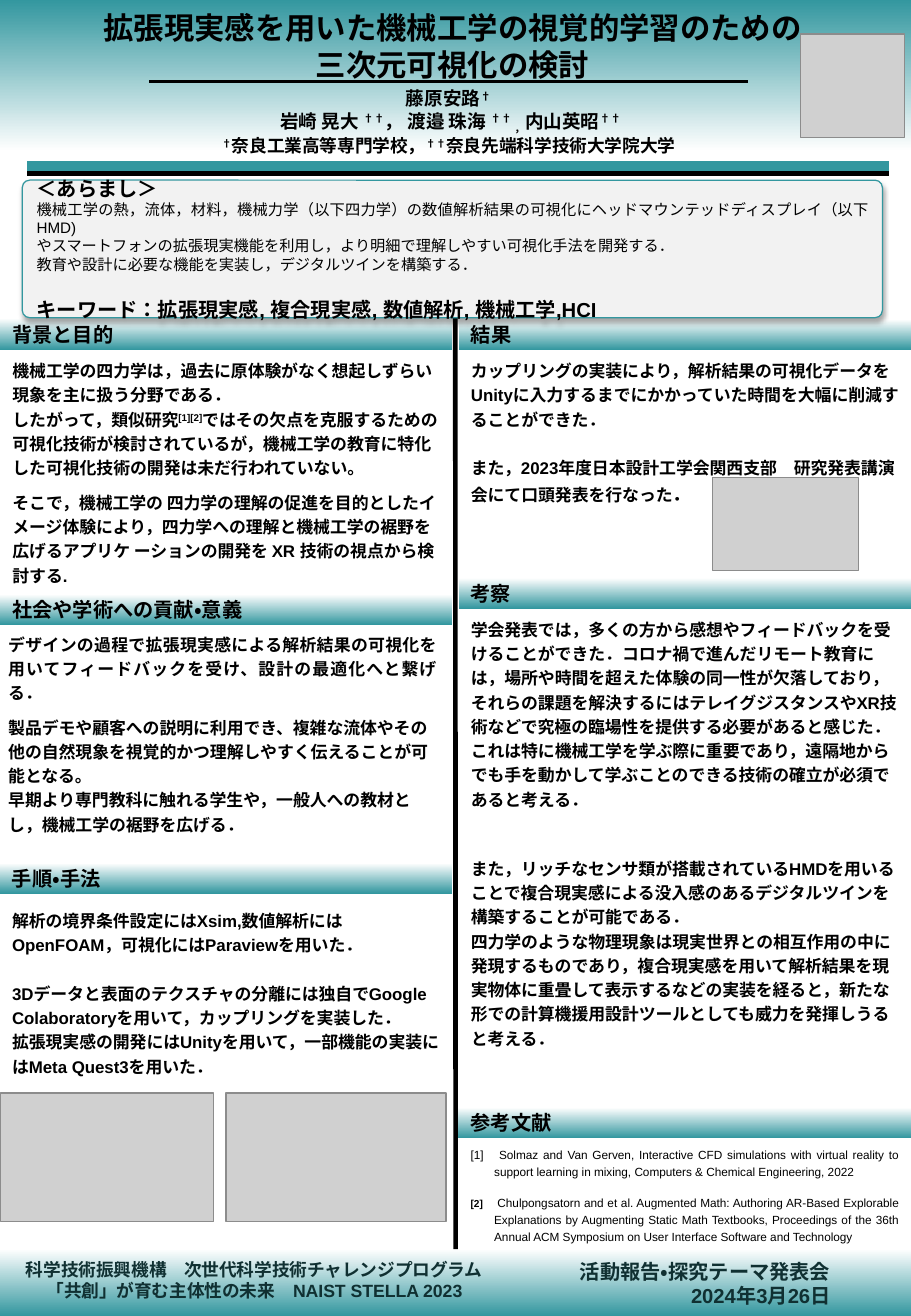
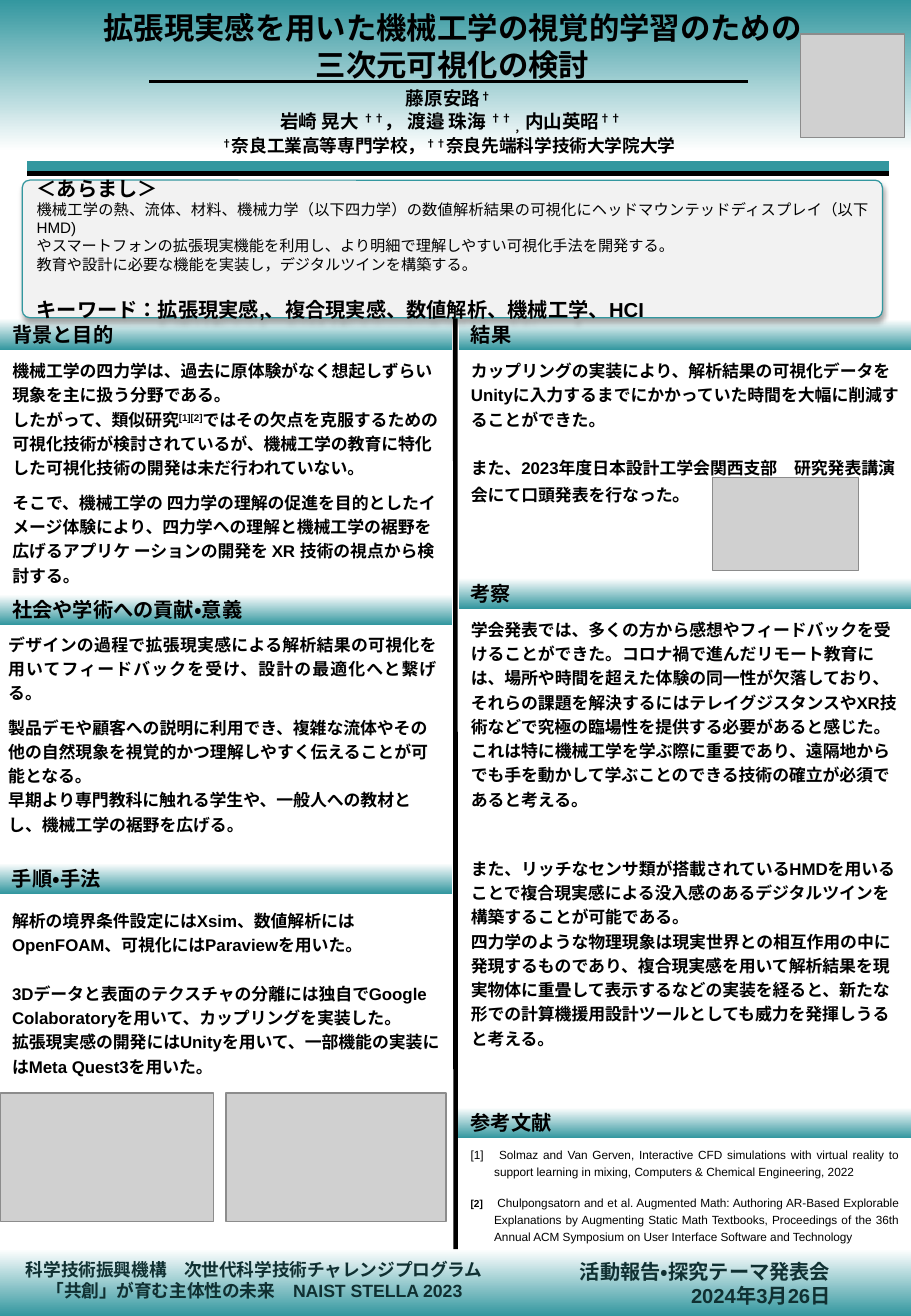
Before and after one commit to JJcfd/ResearchSlides, a slide deck: slide 1 of NAIST STELLA 2023 Poster Template.pptx. Drawn at 911x1316 pixels with LibreOffice and Linux fonts; fonts in the diff are those of the drawing; grey boxes stand for pictures; background and template pictures are left out. Boxes give left, top, right and bottom in pixels: in the first picture for what was removed or moved away, otherwise in the second. Text is boxed around its words. In the diff, an @@ line names an element or a change of style, - is before the commit and + after.

Commit message:
,.を変更しました

```diff
--- a/NAIST STELLA 2023 Poster Template.pptx
+++ b/NAIST STELLA 2023 Poster Template.pptx
@@ text in rounded rectangle at (37,202,869,323): text changed @@
-機械工学の熱，流体，材料，機械力学（以下四力学）の数値解析結果の可視化にヘッドマウンテッドディスプレイ（以下HMD)
-やスマートフォンの拡張現実機能を利用し，より明細で理解しやすい可視化手法を開発する．
-教育や設計に必要な機能を実装し，デジタルツインを構築する．
-キーワード：拡張現実感, 複合現実感, 数値解析, 機械工学,HCI
+機械工学の熱、流体、材料、機械力学（以下四力学）の数値解析結果の可視化にヘッドマウンテッドディスプレイ（以下HMD)
+やスマートフォンの拡張現実機能を利用し、より明細で理解しやすい可視化手法を開発する。
+教育や設計に必要な機能を実装し，デジタルツインを構築する。
+キーワード：拡張現実感,、複合現実感、数値解析、機械工学、HCI
@@ text at (12,362,438,584): text changed @@
-機械工学の四力学は，過去に原体験がなく想起しずらい現象を主に扱う分野である．
-したがって，類似研究[1][2]ではその欠点を克服するための可視化技術が検討されているが，機械工学の教育に特化した可視化技術の開発は未だ行われていない。
-そこで，機械工学の 四力学の理解の促進を目的としたイメージ体験により，四力学への理解と機械工学の裾野を広げるアプリケ ーションの開発を XR 技術の視点から検討する.
+機械工学の四力学は、過去に原体験がなく想起しずらい現象を主に扱う分野である。
+したがって、類似研究[1][2]ではその欠点を克服するための可視化技術が検討されているが、機械工学の教育に特化した可視化技術の開発は未だ行われていない。
+そこで、機械工学の 四力学の理解の促進を目的としたイメージ体験により、四力学への理解と機械工学の裾野を広げるアプリケ ーションの開発を XR 技術の視点から検討する。
@@ text at (471,362,895,503): text changed @@
-カップリングの実装により，解析結果の可視化データをUnityに入力するまでにかかっていた時間を大幅に削減することができた．
-また，2023年度日本設計工学会関西支部 研究発表講演会にて口頭発表を行なった．
+カップリングの実装により、解析結果の可視化データをUnityに入力するまでにかかっていた時間を大幅に削減することができた。
+また、2023年度日本設計工学会関西支部 研究発表講演会にて口頭発表を行なった。
@@ text at (471,621,897,1047): text changed @@
-学会発表では，多くの方から感想やフィードバックを受けることができた．コロナ禍で進んだリモート教育には，場所や時間を超えた体験の同一性が欠落しており，それらの課題を解決するにはテレイグジスタンスやXR技術などで究極の臨場性を提供する必要があると感じた．
-これは特に機械工学を学ぶ際に重要であり，遠隔地からでも手を動かして学ぶことのできる技術の確立が必須であると考える．
-また，リッチなセンサ類が搭載されているHMDを用いることで複合現実感による没入感のあるデジタルツインを構築することが可能である．
-四力学のような物理現象は現実世界との相互作用の中に発現するものであり，複合現実感を用いて解析結果を現実物体に重畳して表示するなどの実装を経ると，新たな形での計算機援用設計ツールとしても威力を発揮しうると考える．
+学会発表では、多くの方から感想やフィードバックを受けることができた。コロナ禍で進んだリモート教育には、場所や時間を超えた体験の同一性が欠落しており、それらの課題を解決するにはテレイグジスタンスやXR技術などで究極の臨場性を提供する必要があると感じた。
+これは特に機械工学を学ぶ際に重要であり、遠隔地からでも手を動かして学ぶことのできる技術の確立が必須であると考える。
+また、リッチなセンサ類が搭載されているHMDを用いることで複合現実感による没入感のあるデジタルツインを構築することが可能である。
+四力学のような物理現象は現実世界との相互作用の中に発現するものであり、複合現実感を用いて解析結果を現実物体に重畳して表示するなどの実装を経ると、新たな形での計算機援用設計ツールとしても威力を発揮しうると考える。
@@ text at (8,636,436,833): text changed @@
-デザインの過程で拡張現実感による解析結果の可視化を用いてフィードバックを受け、設計の最適化へと繋げる．
-製品デモや顧客への説明に利用でき、複雑な流体やその他の自然現象を視覚的かつ理解しやすく伝えることが可能となる。
-早期より専門教科に触れる学生や，一般人への教材とし，機械工学の裾野を広げる．
+デザインの過程で拡張現実感による解析結果の可視化を用いてフィードバックを受け、設計の最適化へと繋げる。
+製品デモや顧客への説明に利用でき、複雑な流体やその他の自然現象を視覚的かつ理解しやすく伝えることが可能となる。
+早期より専門教科に触れる学生や、一般人への教材とし、機械工学の裾野を広げる。
@@ text at (12,912,439,1077): text changed @@
-解析の境界条件設定にはXsim,数値解析にはOpenFOAM，可視化にはParaviewを用いた．
-3Dデータと表面のテクスチャの分離には独自でGoogle Colaboratoryを用いて，カップリングを実装した．
-拡張現実感の開発にはUnityを用いて，一部機能の実装にはMeta Quest3を用いた．
+解析の境界条件設定にはXsim、数値解析にはOpenFOAM、可視化にはParaviewを用いた。
+3Dデータと表面のテクスチャの分離には独自でGoogle Colaboratoryを用いて、カップリングを実装した。
+拡張現実感の開発にはUnityを用いて、一部機能の実装にはMeta Quest3を用いた。
```
Also in this commit, not shown: 1 other file.
